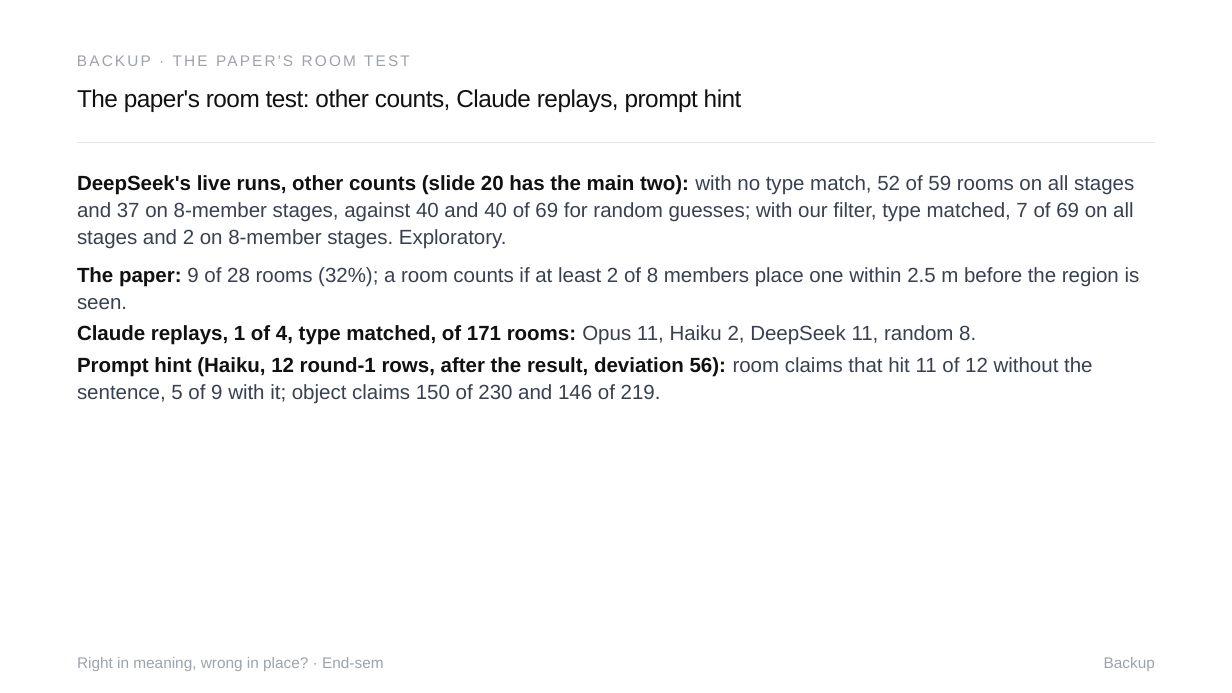
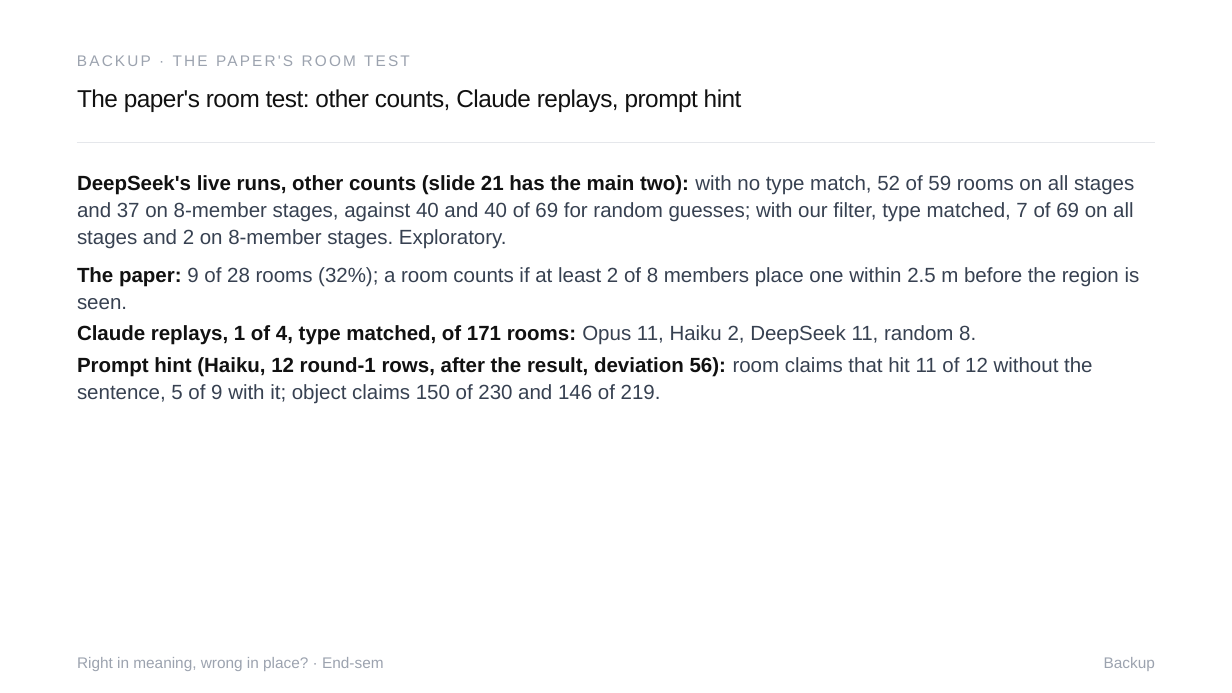
Before and after one commit to Sher110106/validity-aware-active-semantic-exploration, a slide deck: slide 29 of docs/endsem_2026-11/ASP_Endsem.pptx (slide 28 before the commit). Drawn at 1232x693 pixels with LibreOffice and Linux fonts; fonts in the diff are those of the drawing. Boxes give left, top, right and bottom in pixels: in the first picture for what was removed or moved away, otherwise in the second. Text is boxed around its words. In the diff, an @@ line names an element or a change of style, - is before the commit and + after.

```diff
--- a/docs/endsem_2026-11/ASP_Endsem.pptx
+++ b/docs/endsem_2026-11/ASP_Endsem.pptx
@@ text at (77,175,1134,249): text changed @@
-DeepSeek's live runs, other counts (slide 20 has the main two): with no type match, 52 of 59 rooms on all stages and 37 on 8-member stages, against 40 and 40 of 69 for random guesses; with our filter, type matched, 7 of 69 on all stages and 2 on 8-member stages. Exploratory.
+DeepSeek's live runs, other counts (slide 21 has the main two): with no type match, 52 of 59 rooms on all stages and 37 on 8-member stages, against 40 and 40 of 69 for random guesses; with our filter, type matched, 7 of 69 on all stages and 2 on 8-member stages. Exploratory.
```
Also in this commit, not shown: 25 other slides changed, 2 slides added, 1 slide removed, 8 other files.
